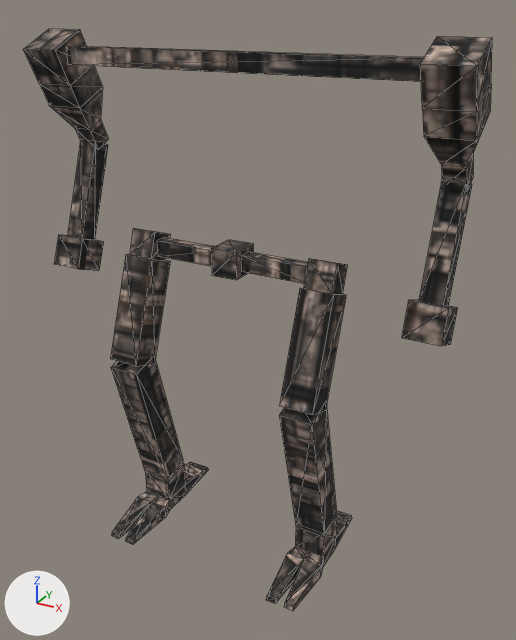
The glTF model source/scenes/mech/meshes/mech_frame.glb as it was, and as the next commit left it.
Before and after are seen from a 50 mm lens placed at (1.202, -2.005, 1.932), pointed at (0.086, 0.025, 0.917). Arrows for +X, +Y and +Z are at lower left; the lights stay in place. Mesh edges are drawn as thin lines. Vertices at the same position are counted once.

In view in the first picture: 'Frame'.
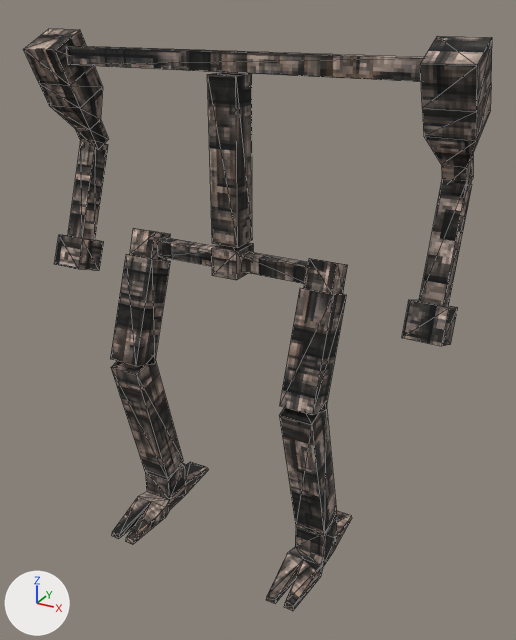
Pixel boxes (x1, y1, x2, y2) of what changed, in the pictures (516 x 640 px):
part 1 of me_frame, added
    after: (207, 72, 252, 248)
part 2 of me_frame, surface changed
    both: (23, 29, 492, 611)

The change, as a diff of the scene's bpy script:
```diff
--- a/source/scenes/mech/meshes/mech_frame.glb.py
+++ b/source/scenes/mech/meshes/mech_frame.glb.py
@@ me_frame @@
 # used by ob_frame; location = (0.0, 0.0, 0.0)
-me_frame.from_pydata(...)  # 212 vertices, 336 faces; spans x -0.77..0.77, y -0.3..0.26, z 0.0..1.86
+me_frame.from_pydata(...)  # 220 vertices, 348 faces; spans x -0.77..0.77, y -0.3..0.26, z 0.0..1.86
+# me_frame part 1: a new loose piece, a box spanning x -0.05..0.05, y -0.05..0.05, z 1.2..1.74, in mat_mech_frame (picture img_tex_frame)
+# me_frame part 2: 336 kept faces spanning x -0.77..0.77, y -0.3..0.26, z 0.0..1.86 get new texture (UV) coordinates
 me_frame.materials.append(mat_mech_frame)
```
